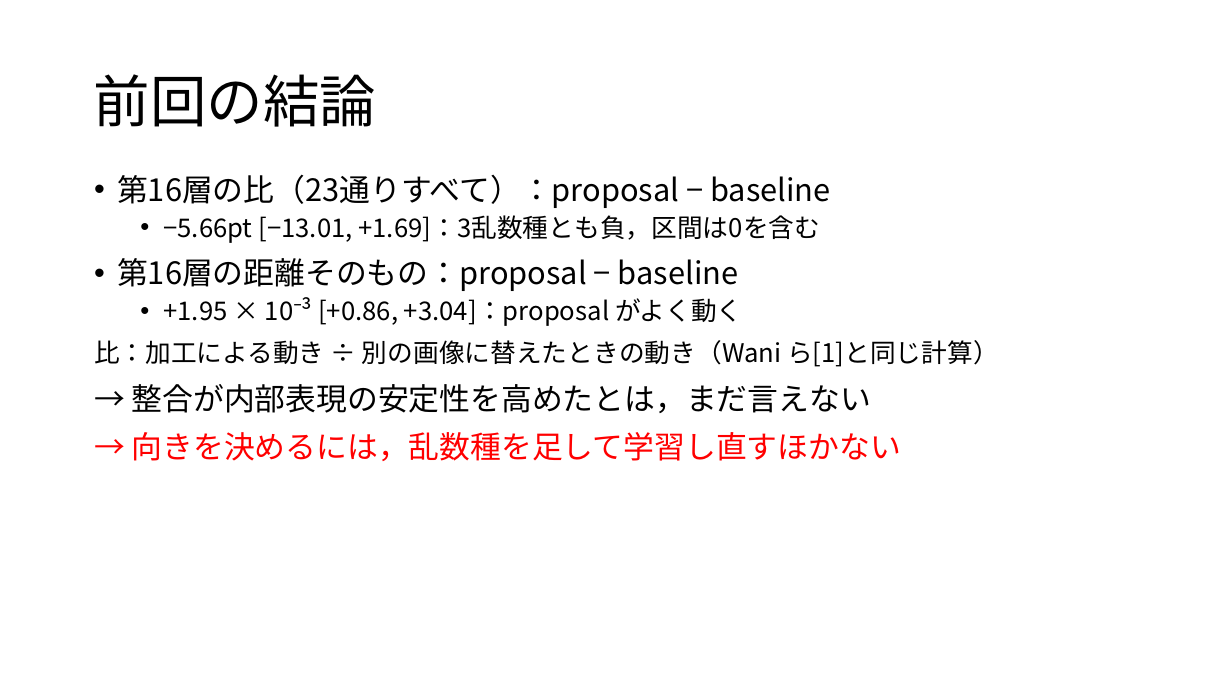
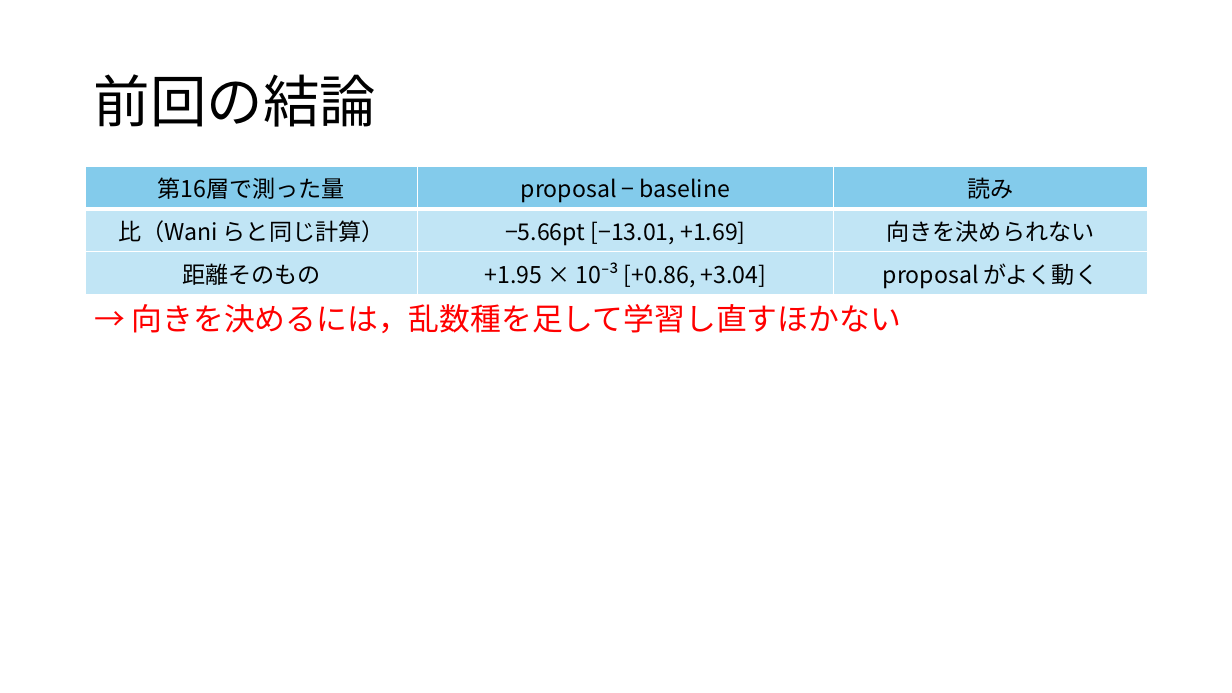
Before and after one commit to tomoking2004/cotar, a slide deck: slide 2 of presentations/20261106_進捗報告.pptx. Drawn at 1232x693 pixels with LibreOffice and Linux fonts; fonts in the diff are those of the drawing. Boxes give left, top, right and bottom in pixels: in the first picture for what was removed or moved away, otherwise in the second. Text is boxed around its words. In the diff, an @@ line names an element or a change of style, - is before the commit and + after.

Commit message:
docs: cut the seminar deck to six slides
- 資料：見積もりの式，乱数種ごとの値，読み方の分岐の表を外した
- 資料：3章の注記が変わるのに「1–4章は変わらない」と書いた誤りを直した
- principles.md：進捗報告は聴き手の判断に要るところまでで止める，を規定にした

```diff
--- a/presentations/20261106_進捗報告.pptx
+++ b/presentations/20261106_進捗報告.pptx
@@ table added at box(85, 166, 1148, 292), 3 rows, 3 columns @@
+第16層で測った量 | proposal − baseline | 読み
+比（Wani らと同じ計算） | −5.66pt [−13.01, +1.69] | 向きを決められない
+距離そのもの | +1.95 × 10⁻³ [+0.86, +3.04] | proposal がよく動く
@@ text at box(94, 174, 999, 413): paragraphs removed @@
-• 第16層の比（23通りすべて）：proposal − baseline
-  • −5.66pt [−13.01, +1.69]：3乱数種とも負，区間は0を含む
-• 第16層の距離そのもの：proposal − baseline
-  • +1.95 × 10⁻³ [+0.86, +3.04]：proposal がよく動く
-比：加工による動き ÷ 別の画像に替えたときの動き（Wani ら[1]と同じ計算）
-→ 整合が内部表現の安定性を高めたとは，まだ言えない
@@ text "→ 向きを決めるには，乱数種を足して学習し直すほかない": place and size @@
-text "→ 向きを決めるには，乱数種を足して学習し直すほかない" at box(94, 174, 999, 461)
+text "→ 向きを決めるには，乱数種を足して学習し直すほかない" at box(132, 304, 901, 333)
@@ text "→ 向きを決めるには，乱数種を足して学習し直すほかない" at box(132, 304, 901, 333): less space between paragraphs @@
```
Also in this commit, not shown: 4 other slides changed, 3 slides removed, 1 other file.
